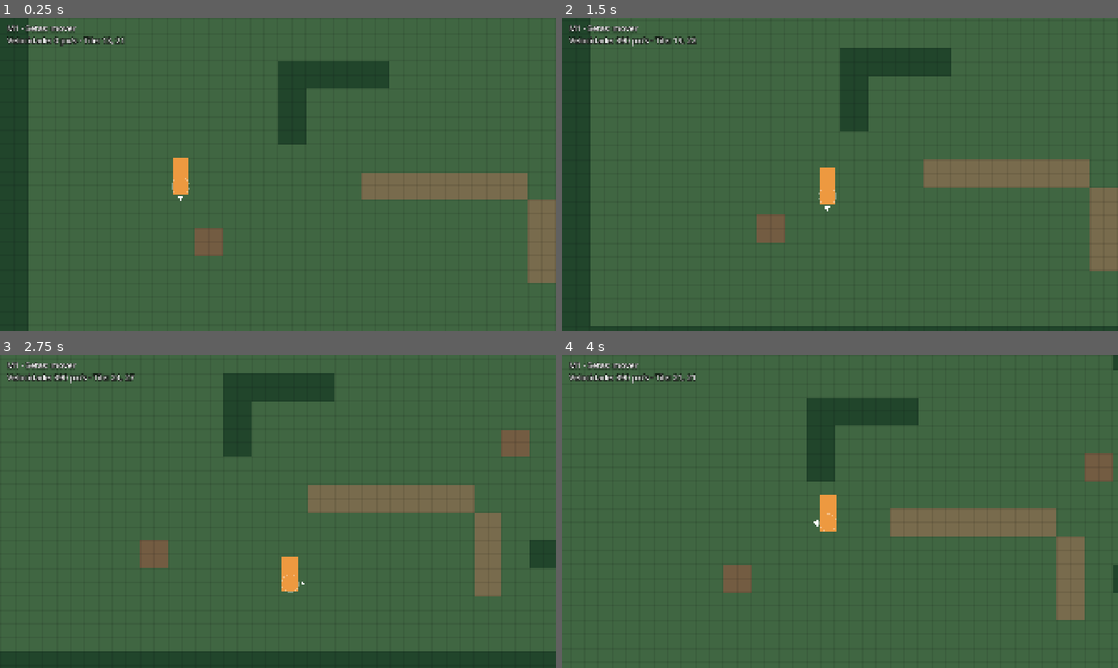
Above: before the commit, frames 1-4 (two rows, left to right).
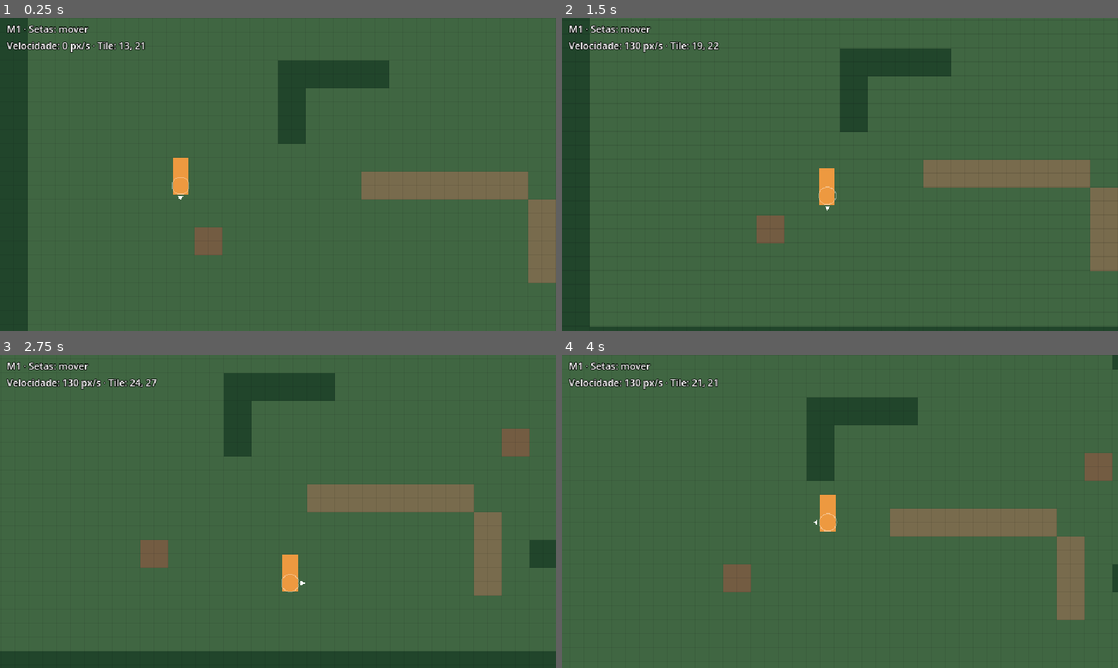
Above: after the commit, the same moments.

Repository: V-bit69/Game-Development
Game: Godot game, scene res://cenas/sala_teste.tscn
Same seed, same stepped clock (60 frames per second), same inputs: the game is played once before the commit and once after it.
Inputs:
- Up to frame 1 (0.25 s): no input
- Up to frame 2 (1.5 s): tap Enter at 0.5 s; hold Right (mover_direita) 0.53-1.28 s; hold Down (mover_baixo) from 1.28 s (still down)
- Up to frame 3 (2.75 s): release Down (mover_baixo) at 2.03 s; hold Right (mover_direita) from 2.03 s (still down)
- Up to frame 4 (4 s): release Right (mover_direita) at 2.78 s; hold Up (mover_cima) 2.78-3.53 s; hold Left (mover_esquerda) from 3.53 s (still down)

The runs differ from the first frame. In frame 1, 1.4% of the frame differs, in the area x 1-95%, y 0-100%; in frame 2, 1.7%, in the area x 1-100%, y 0-99%; in frame 3, 1.5%; in frame 4, 1.4%.

Commit message:
Escala em pixel art: personagem padrão com 50 px, ampliado 3×
Resolução base volta a 640×360 com escala inteira e filtro nearest.
Seção 49 e documentos recalculados em pixels da arte.

Co-Authored-By: Claude Opus 5.5 <noreply@anthropic.com>

Diff:
--- a/jogo/cenas/jogador.tscn
+++ b/jogo/cenas/jogador.tscn
@@ -3,7 +3,7 @@
 [ext_resource type="Script" path="res://scripts/jogador.gd" id="1_jogador"]
 
 [sub_resource type="CircleShape2D" id="circulo_pes"]
-radius = 30.0
+radius = 10.0
 
 [node name="Jogador" type="CharacterBody2D"]
 motion_mode = 1
@@ -13,6 +13,6 @@
 shape = SubResource("circulo_pes")
 
 [node name="Camera" type="Camera2D" parent="."]
-offset = Vector2(0, -40)
+offset = Vector2(0, -13)
 position_smoothing_enabled = true
 position_smoothing_speed = 8.0
--- a/jogo/cenas/sala_teste.tscn
+++ b/jogo/cenas/sala_teste.tscn
@@ -28,11 +28,11 @@
 [node name="HUD" type="CanvasLayer" parent="."]
 
 [node name="Info" type="Label" parent="HUD"]
-offset_left = 24.0
-offset_top = 16.0
-offset_right = 800.0
-offset_bottom = 110.0
+offset_left = 8.0
+offset_top = 5.0
+offset_right = 300.0
+offset_bottom = 40.0
 theme_override_colors/font_outline_color = Color(0, 0, 0, 1)
-theme_override_constants/outline_size = 8
-theme_override_font_sizes/font_size = 28
+theme_override_constants/outline_size = 3
+theme_override_font_sizes/font_size = 11
 text = "M1"
--- a/jogo/project.godot
+++ b/jogo/project.godot
@@ -17,14 +17,18 @@
 [autoload]
 
 Valores="*res://scripts/valores.gd"
+Tela="*res://scripts/tela.gd"
 
 [display]
 
-window/size/viewport_width=1920
-window/size/viewport_height=1080
-window/size/mode=2
-window/stretch/mode="canvas_items"
+window/size/viewport_width=640
+window/size/viewport_height=360
+window/size/mode=3
+window/size/window_width_override=1280
+window/size/window_height_override=720
+window/stretch/mode="viewport"
 window/stretch/aspect="keep"
+window/stretch/scale_mode="integer"
 
 [input]
 
@@ -76,6 +80,7 @@
 
 [rendering]
 
+textures/canvas_textures/default_texture_filter=0
 renderer/rendering_method="gl_compatibility"
 renderer/rendering_method.mobile="gl_compatibility"
 environment/defaults/default_clear_color=Color(0.05, 0.07, 0.06, 1)
--- a/jogo/scripts/jogador.gd
+++ b/jogo/scripts/jogador.gd
@@ -4,7 +4,7 @@
 
 const COR_CORPO := Color(0.93, 0.6, 0.25)
 const COR_HITBOX := Color(1, 1, 1, 0.35)
-const LARGURA := 56.0
+const LARGURA := 18.0
 
 var direcao_olhar := Vector2.DOWN
 
@@ -38,8 +38,8 @@
 	var raio := Valores.GATO_RAIO_HITBOX
 	var topo := raio - Valores.GATO_ALTURA
 	draw_rect(Rect2(-LARGURA / 2.0, topo, LARGURA, Valores.GATO_ALTURA), COR_CORPO)
-	draw_arc(Vector2.ZERO, raio, 0.0, TAU, 32, COR_HITBOX, 2.0)
-	var ponta := direcao_olhar * (raio + 22.0)
-	var lado := direcao_olhar.orthogonal() * 10.0
-	var base := direcao_olhar * (raio + 6.0)
+	draw_arc(Vector2.ZERO, raio, 0.0, TAU, 24, COR_HITBOX, 1.0)
+	var ponta := direcao_olhar * (raio + 7.0)
+	var lado := direcao_olhar.orthogonal() * 3.0
+	var base := direcao_olhar * (raio + 2.0)
 	draw_colored_polygon(PackedVector2Array([ponta, base + lado, base - lado]), Color.WHITE)
--- a/jogo/scripts/sala.gd
+++ b/jogo/scripts/sala.gd
@@ -1,7 +1,7 @@
 class_name SalaBlockout
 extends Node2D
 ## Monta um blockout a partir de um mapa em texto, com a mesma legenda de
-## docs/02-level-design-demo.md. Cada caractere vale 2 × 2 tiles (96 × 96 px).
+## docs/02-level-design-demo.md. Cada caractere vale 2 × 2 tiles (32 × 32 px).
 ##   T  vegetação densa (parede)     #  parede da ruína     o  obstáculo
 ##   .  chão livre                   :  trilha              @  início do jogador
 
--- /dev/null
+++ b/jogo/scripts/tela.gd
@@ -0,0 +1,15 @@
+extends Node
+## Atalhos de janela durante o desenvolvimento.
+## F11 alterna tela cheia e janela. Esc fecha o jogo.
+## Em tela cheia num monitor 1920 × 1080, a arte fica exatamente 3× maior.
+
+
+func _unhandled_input(evento: InputEvent) -> void:
+	if not (evento is InputEventKey and evento.pressed and not evento.echo):
+		return
+	match evento.physical_keycode:
+		KEY_F11:
+			var cheia := DisplayServer.window_get_mode() == DisplayServer.WINDOW_MODE_FULLSCREEN
+			DisplayServer.window_set_mode(DisplayServer.WINDOW_MODE_WINDOWED if cheia else DisplayServer.WINDOW_MODE_FULLSCREEN)
+		KEY_ESCAPE:
+			get_tree().quit()
--- a/jogo/scripts/valores.gd
+++ b/jogo/scripts/valores.gd
@@ -2,25 +2,26 @@
 ## Todos os valores de calibragem do jogo num lugar só.
 ## Fonte: docs/04-game-design-floresta.md, seção 49.
 ## Para calibrar, mude o número aqui e rode o jogo de novo (F5).
-## Distâncias em px (base 1920 × 1080), velocidades em px/s, tempos em segundos.
+## Distâncias em px da arte (base 640 × 360, ampliada 3× na tela), velocidades
+## em px/s, tempos em segundos.
 
 # --- Escala ---
-const TILE := 48.0
-const ALTURA_TAMANHO_3 := 150.0
+const TILE := 16.0
+const ALTURA_TAMANHO_3 := 50.0
 
 # --- Padrão do jogo ---
-const CAMINHADA_PADRAO := 300.0
-const DASH_COMPRIMENTO_PADRAO := 240.0
-const DASH_VELOCIDADE_PADRAO := 1200.0
+const CAMINHADA_PADRAO := 100.0
+const DASH_COMPRIMENTO_PADRAO := 80.0
+const DASH_VELOCIDADE_PADRAO := 400.0
 const GOLPE_DURACAO_PADRAO := 0.20
-const KNOCKBACK_PADRAO := 48.0
+const KNOCKBACK_PADRAO := 16.0
 const STAMINA_RECUPERACAO_PADRAO := 3.0  # segundos por unidade
 const STAMINA_MAXIMA := 4
 const INTERACAO_DISTANCIA := ALTURA_TAMANHO_3 / 2.0
 
 # --- Homem-gato: multiplicadores do game design ---
-const GATO_ALTURA := 125.0
-const GATO_RAIO_HITBOX := 30.0
+const GATO_ALTURA := 42.0
+const GATO_RAIO_HITBOX := 10.0
 const GATO_VIDA := 10
 const GATO_MULT_CAMINHADA := 1.3
 const GATO_MULT_DASH_COMPRIMENTO := 1.3
@@ -31,7 +32,7 @@
 const GATO_MULT_GOLPE_DURACAO := 1.3
 const GATO_ROLAMENTOS_GRATIS := 2
 const GATO_ROLAMENTO_JANELA := 4.0
-const GATO_ALCANCE_ATAQUE := 60.0
+const GATO_ALCANCE_ATAQUE := 20.0
 const GATO_DANO_GARRA := 1
 const GATO_DANO_ESPADA := 2
 const GATO_DANO_DASH := 2
@@ -40,24 +41,24 @@
 const GATO_PARRY_ATORDOAMENTO := 1.0
 
 # --- Homem-gato: valores resultantes ---
-const GATO_CAMINHADA := CAMINHADA_PADRAO * GATO_MULT_CAMINHADA  # 390
-const GATO_DASH_COMPRIMENTO := DASH_COMPRIMENTO_PADRAO * GATO_MULT_DASH_COMPRIMENTO  # 312
-const GATO_DASH_VELOCIDADE := DASH_VELOCIDADE_PADRAO * GATO_MULT_DASH_VELOCIDADE  # 2400
-const GATO_ROLAMENTO_COMPRIMENTO := DASH_COMPRIMENTO_PADRAO * GATO_MULT_ROLAMENTO_COMPRIMENTO  # 192
-const GATO_ROLAMENTO_VELOCIDADE := DASH_VELOCIDADE_PADRAO * GATO_MULT_ROLAMENTO_VELOCIDADE  # 1200
+const GATO_CAMINHADA := CAMINHADA_PADRAO * GATO_MULT_CAMINHADA  # 130
+const GATO_DASH_COMPRIMENTO := DASH_COMPRIMENTO_PADRAO * GATO_MULT_DASH_COMPRIMENTO  # 104
+const GATO_DASH_VELOCIDADE := DASH_VELOCIDADE_PADRAO * GATO_MULT_DASH_VELOCIDADE  # 800
+const GATO_ROLAMENTO_COMPRIMENTO := DASH_COMPRIMENTO_PADRAO * GATO_MULT_ROLAMENTO_COMPRIMENTO  # 64
+const GATO_ROLAMENTO_VELOCIDADE := DASH_VELOCIDADE_PADRAO * GATO_MULT_ROLAMENTO_VELOCIDADE  # 400
 const GATO_STAMINA_RECUPERACAO := STAMINA_RECUPERACAO_PADRAO / GATO_MULT_STAMINA  # 2 s por unidade
 const GATO_GOLPE_DURACAO := GOLPE_DURACAO_PADRAO * GATO_MULT_GOLPE_DURACAO  # 0,26
 const GATO_INTERVALO_GOLPE_1_2 := GATO_GOLPE_DURACAO * 0.5  # 0,13
 const GATO_INTERVALO_GOLPE_2_3 := GATO_GOLPE_DURACAO * 1.0  # 0,26
-const GATO_PARRY_KNOCKBACK := DASH_COMPRIMENTO_PADRAO  # 240
+const GATO_PARRY_KNOCKBACK := DASH_COMPRIMENTO_PADRAO  # 80
 
 # --- Sapos ---
 const SAPO_VIDA := 3
-const SAPO_HITBOX := Vector2(54.0, 42.0)
-const SAPO_SALTO_COMPRIMENTO := DASH_COMPRIMENTO_PADRAO * 0.5  # 120
-const SAPO_SALTO_VELOCIDADE := DASH_VELOCIDADE_PADRAO  # 1200
-const SAPO_LINGUA_ALCANCE := DASH_COMPRIMENTO_PADRAO * 0.5  # 120
-const SAPO_LINGUA_VELOCIDADE := DASH_VELOCIDADE_PADRAO  # 1200
-const SAPO_PERCEPCAO := 600.0
-const SAPO_ZONA_PROXIMA := 120.0
-const SAPO_ZONA_INTERMEDIARIA := 240.0
+const SAPO_HITBOX := Vector2(18.0, 14.0)
+const SAPO_SALTO_COMPRIMENTO := DASH_COMPRIMENTO_PADRAO * 0.5  # 40
+const SAPO_SALTO_VELOCIDADE := DASH_VELOCIDADE_PADRAO  # 400
+const SAPO_LINGUA_ALCANCE := DASH_COMPRIMENTO_PADRAO * 0.5  # 40
+const SAPO_LINGUA_VELOCIDADE := DASH_VELOCIDADE_PADRAO  # 400
+const SAPO_PERCEPCAO := 200.0
+const SAPO_ZONA_PROXIMA := 40.0
+const SAPO_ZONA_INTERMEDIARIA := 80.0
--- a/jogo/testes/teste_m1.gd
+++ b/jogo/testes/teste_m1.gd
@@ -20,15 +20,15 @@
 	var camera: Camera2D = jogador.get_node("Camera")
 	var inicio := jogador.position
 
-	_conferir("resolução base 1920 × 1080", root.content_scale_size == Vector2i(1920, 1080))
-	_conferir("mapa de 2880 × 1632 px", sala.tamanho == Vector2(2880, 1632))
-	_conferir("jogador começa no @", inicio == Vector2(624, 1008))
-	_conferir("câmera limitada ao mapa", camera.limit_right == 2880 and camera.limit_bottom == 1632)
+	_conferir("resolução base 640 × 360", root.content_scale_size == Vector2i(640, 360))
+	_conferir("mapa de 960 × 544 px", sala.tamanho == Vector2(960, 544))
+	_conferir("jogador começa no @", inicio == Vector2(208, 336))
+	_conferir("câmera limitada ao mapa", camera.limit_right == 960 and camera.limit_bottom == 544)
 
-	# Reta: 30 quadros de física = 0,5 s -> 195 px a 390 px/s.
+	# Reta: 30 quadros de física = 0,5 s -> 65 px a 130 px/s.
 	await _andar(["mover_direita"], 30)
 	var andou := jogador.position - inicio
-	_conferir("anda 195 px em 0,5 s para a direita (andou %.1f)" % andou.x,
+	_conferir("anda 65 px em 0,5 s para a direita (andou %.1f)" % andou.x,
 		absf(andou.x - valores.GATO_CAMINHADA * 0.5) < 1.0 and absf(andou.y) < 0.01)
 
 	# Diagonal: mesma velocidade, não soma os dois eixos.
@@ -38,27 +38,27 @@
 	await _esperar(10)
 	var vel := jogador.velocity
 	_soltar()
-	_conferir("diagonal a 390 px/s (foi %.1f)" % vel.length(), absf(vel.length() - valores.GATO_CAMINHADA) < 0.5)
+	_conferir("diagonal a 130 px/s (foi %.1f)" % vel.length(), absf(vel.length() - valores.GATO_CAMINHADA) < 0.5)
 	_conferir("diagonal sobe e vai para a direita", jogador.position.x > antes.x and jogador.position.y < antes.y)
 
 	# Parado quando solta.
 	await _esperar(2)
 	_conferir("para ao soltar as setas", jogador.velocity == Vector2.ZERO)
 
-	# Parede da esquerda: borda em x = 96, raio 30 -> para em x ≈ 126.
+	# Parede da esquerda: borda em x = 32, raio 10 -> para em x ≈ 42.
 	jogador.position = inicio
 	await _andar(["mover_esquerda"], 180)
-	_conferir("parede segura o jogador (x = %.1f)" % jogador.position.x, absf(jogador.position.x - 126.0) < 1.5)
+	_conferir("parede segura o jogador (x = %.1f)" % jogador.position.x, absf(jogador.position.x - 42.0) < 1.0)
 
 	# Desliza na parede quando anda na diagonal contra ela.
 	var y_antes := jogador.position.y
 	await _andar(["mover_esquerda", "mover_baixo"], 20)
-	_conferir("desliza na parede em diagonal", jogador.position.y > y_antes + 20.0 and absf(jogador.position.x - 126.0) < 1.5)
+	_conferir("desliza na parede em diagonal", jogador.position.y > y_antes + 7.0 and absf(jogador.position.x - 42.0) < 1.0)
 
 	# Obstáculo 'o' na célula (7, 12): bloqueia quem vem de cima.
-	jogador.position = Vector2(7.5 * 96, 10.5 * 96)
+	jogador.position = Vector2(7.5 * 32, 10.5 * 32)
 	await _andar(["mover_baixo"], 120)
-	_conferir("obstáculo bloqueia (y = %.1f)" % jogador.position.y, absf(jogador.position.y - (12 * 96 - 30)) < 1.5)
+	_conferir("obstáculo bloqueia (y = %.1f)" % jogador.position.y, absf(jogador.position.y - (12 * 32 - 10)) < 1.0)
 
 	print("\n%s" % ("M1 OK: todos os testes passaram." if _falhas == 0 else "M1 FALHOU: %d teste(s)." % _falhas))
 	quit(1 if _falhas > 0 else 0)
Not shown, changed: README.md
Not shown, changed: docs/01-escopo-demo.md
Not shown, changed: docs/02-level-design-demo.md
Not shown, changed: docs/03-roadmap.md
Not shown, changed: docs/04-game-design-floresta.md
Not shown, changed: jogo/README.md
